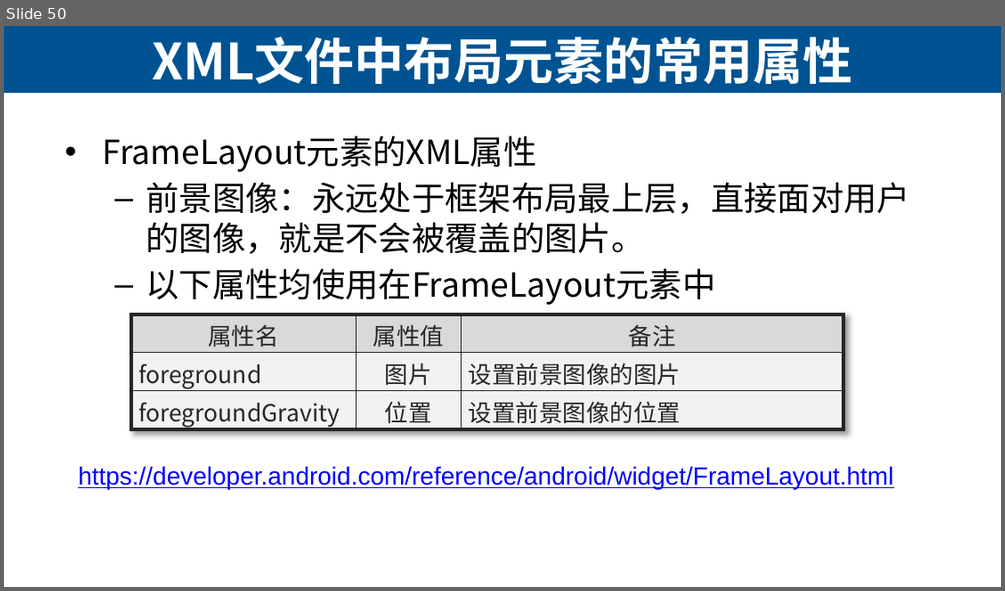
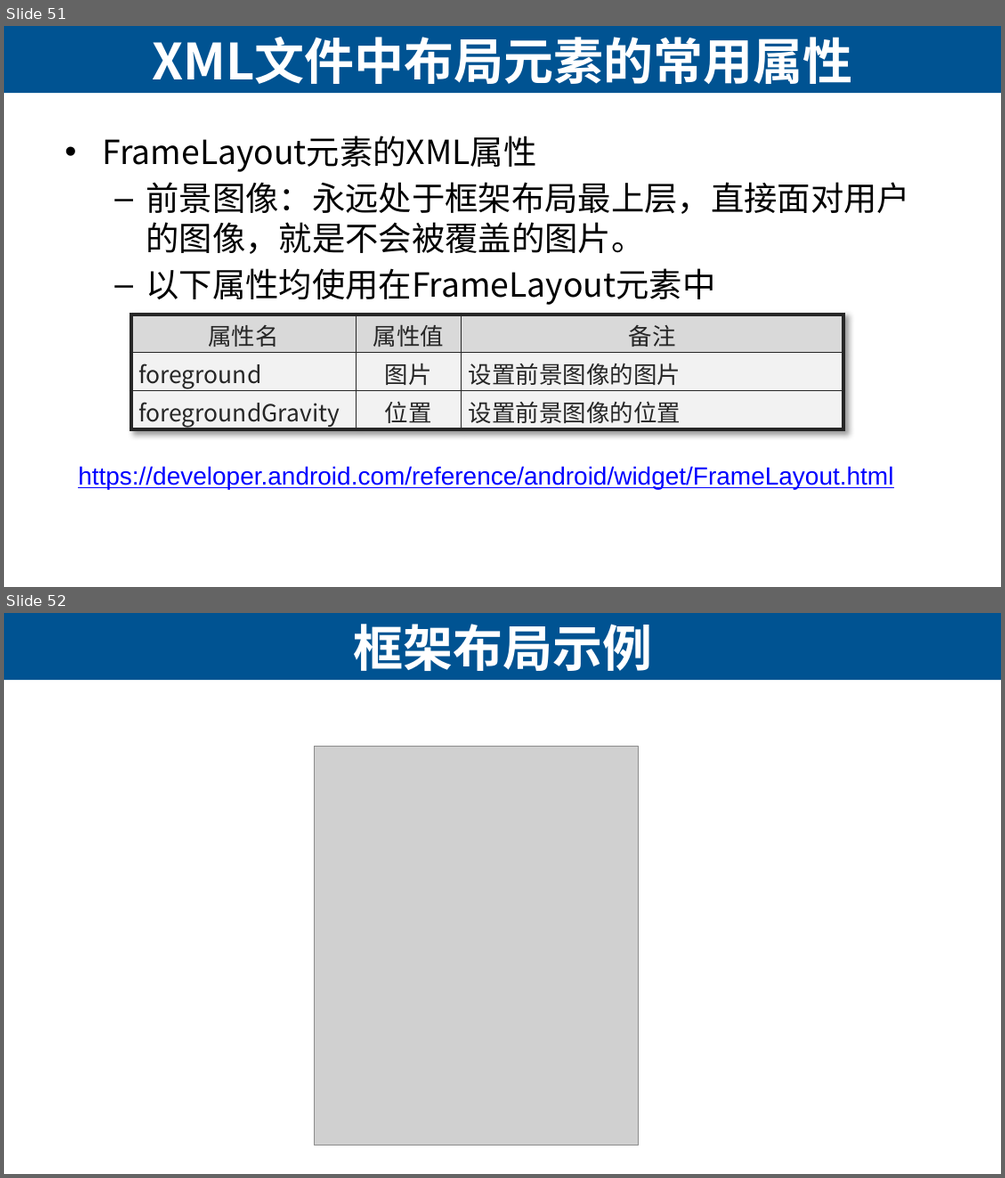
Before and after one commit to lihuanzhen2016/app-test-2019, a slide deck: ppt/05 Android App的开发-用户界面基础.pptx. Shown one above the other, each under a label of ours: slide 50 before the commit, slides 51 and 52 after it. The pictures are 1005x591 and 1005x1178 pixels, drawn with LibreOffice and Linux fonts; fonts in the diff are those of the drawing; grey boxes stand for pictures. Boxes give left, top, right and bottom in pixels: in the first picture for what was removed or moved away, otherwise in the second. Text is boxed around its words. In the diff, an @@ line names an element or a change of style, - is before the commit and + after.

```diff
--- a/ppt/05 Android App的开发-用户界面基础.pptx
+++ b/ppt/05 Android App的开发-用户界面基础.pptx
@@ slide 52 added at [4,613,1001,1174], background #FFFFFF; not listed: 1 template element that a slide beside it also shows @@
@@ title added at [353,624,652,671], 36 pt, text #FFFFFF, bold @@
+框架布局示例
@@ picture added at [314,747,638,1145] @@
@@ what was slide 50 is now slide 51 @@
```
Also in this commit, not shown: 7 slides changed, 2 other slides added, 4 other files.
